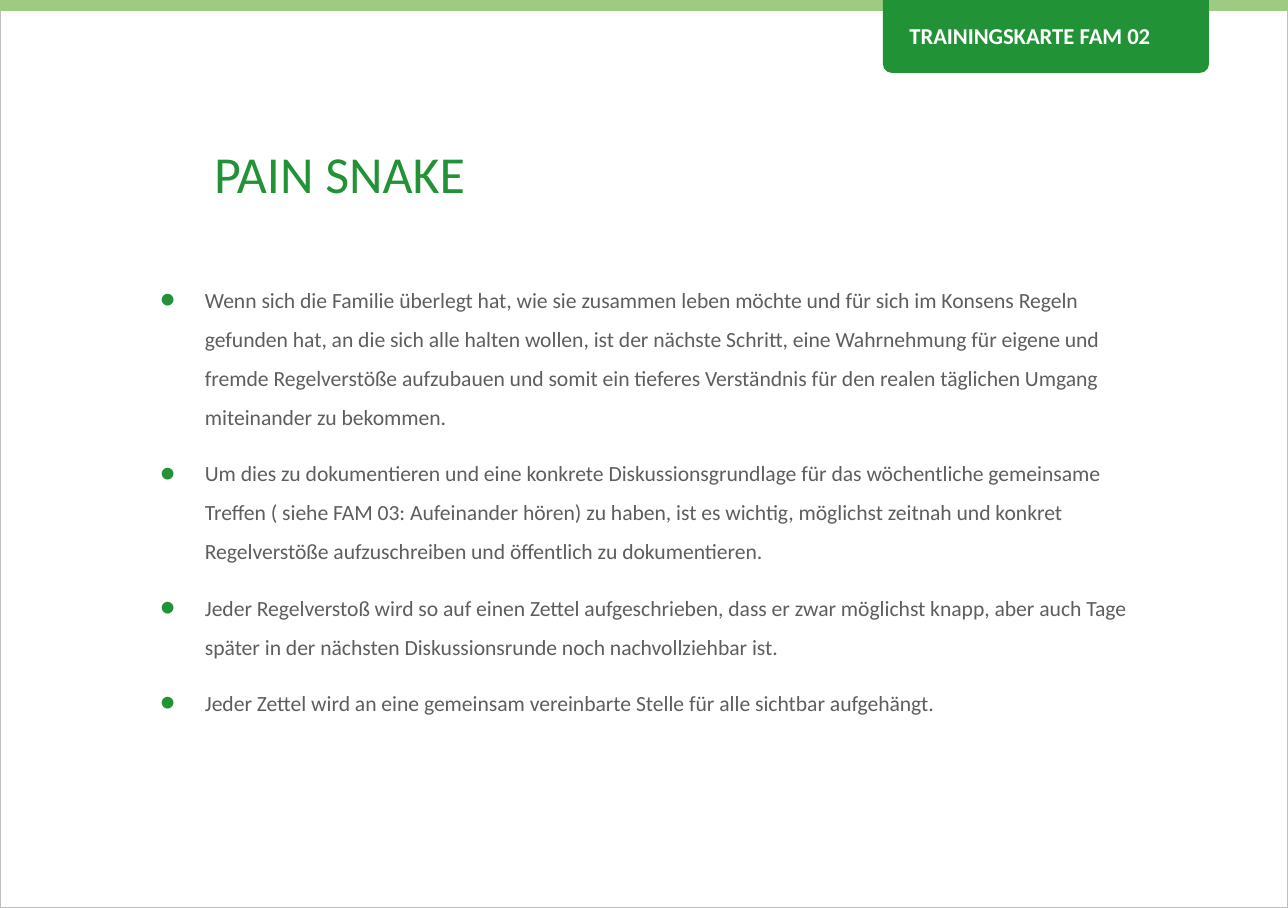
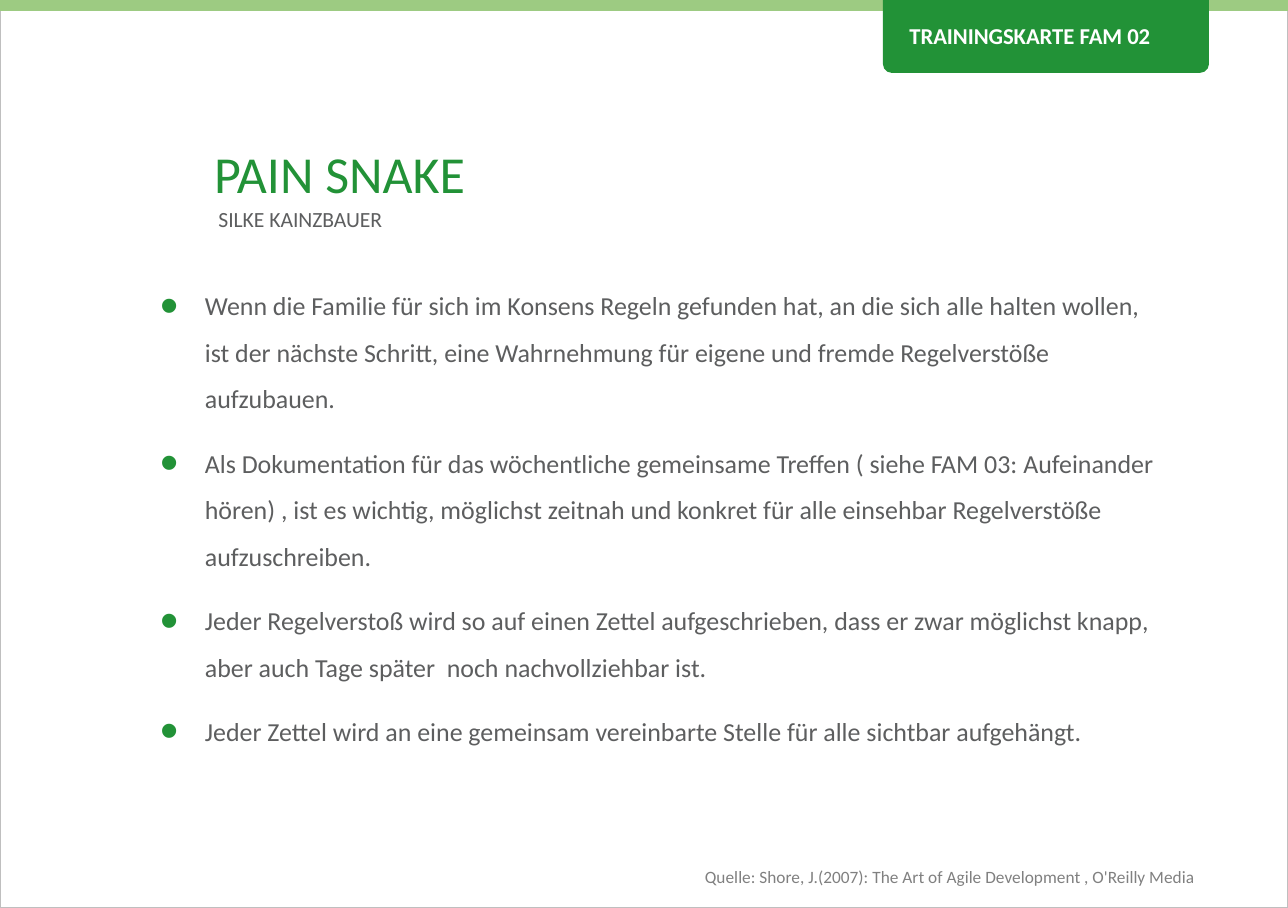
Before and after one commit to Teamtool/training-materials, a slide deck: slide 1 of emotional erwachsen/Family (FAM)/ger/apprentice/ger_FAM_02_Pain_Snake_EE_A.pptx. Drawn at 1288x908 pixels with LibreOffice and Linux fonts; fonts in the diff are those of the drawing; background and template pictures are left out. Boxes give left, top, right and bottom in pixels: in the first picture for what was removed or moved away, otherwise in the second. Text is boxed around its words. In the diff, an @@ line names an element or a change of style, - is before the commit and + after.

```diff
--- a/emotional erwachsen/Family (FAM)/ger/apprentice/ger_FAM_02_Pain_Snake_EE_A.pptx
+++ b/emotional erwachsen/Family (FAM)/ger/apprentice/ger_FAM_02_Pain_Snake_EE_A.pptx
@@ text added at [218, 213, 382, 227], 10 pt, text #5D5E5F @@
+SILKE KAINZBAUER
@@ text at [205, 297, 1153, 682]: text changed; size 10 to 12 pt @@
-• Wenn sich die Familie überlegt hat, wie sie zusammen leben möchte und für sich im Konsens Regeln gefunden hat, an die sich alle halten wollen, ist der nächste Schritt, eine Wahrnehmung für eigene und fremde Regelverstöße aufzubauen und somit ein tieferes Verständnis für den realen täglichen Umgang miteinander zu bekommen.
-• Um dies zu dokumentieren und eine konkrete Diskussionsgrundlage für das wöchentliche gemeinsame Treffen ( siehe FAM 03: Aufeinander hören) zu haben, ist es wichtig, möglichst zeitnah und konkret Regelverstöße aufzuschreiben und öffentlich zu dokumentieren.
-• Jeder Regelverstoß wird so auf einen Zettel aufgeschrieben, dass er zwar möglichst knapp, aber auch Tage später in der nächsten Diskussionsrunde noch nachvollziehbar ist.
+• Wenn die Familie für sich im Konsens Regeln gefunden hat, an die sich alle halten wollen, ist der nächste Schritt, eine Wahrnehmung für eigene und fremde Regelverstöße aufzubauen.
+• Als Dokumentation für das wöchentliche gemeinsame Treffen ( siehe FAM 03: Aufeinander hören) , ist es wichtig, möglichst zeitnah und konkret für alle einsehbar Regelverstöße aufzuschreiben.
+• Jeder Regelverstoß wird so auf einen Zettel aufgeschrieben, dass er zwar möglichst knapp, aber auch Tage später noch nachvollziehbar ist.
@@ text at [205, 723, 1081, 746]: size 10 to 12 pt in "Jeder Zettel wird an eine gemeinsam vereinbarte ..." @@
@@ text added at [705, 870, 1194, 886], 8 pt, text #808080 @@
+Quelle: Shore, J.(2007): The Art of Agile Development , O'Reilly Media
```
Also in this commit, not shown: 1 other slide changed, 5 other files.
